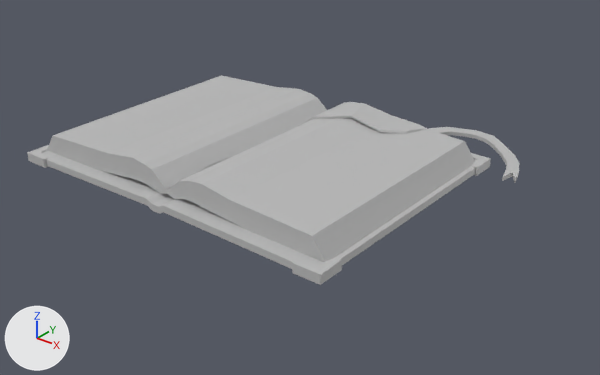
One commit to the FBX model 3D/Assets/Scene-Items/book_ripped_out_page.fbx: the scene before it, then after it.
Rendered twice from a camera (50 mm lens) standing at (0.1863, -0.208, 0.125) and looking at (0.0205, -0.0008, -0.0035). Arrows for +X, +Y and +Z are at lower left; the lights stay in place. Where no turn or scale is listed for an object, it has been applied to the vertices.

Objects in the first picture: 'buchrücken1', 'corner_7', 'pCube4', 'paper1', 'paper2'.
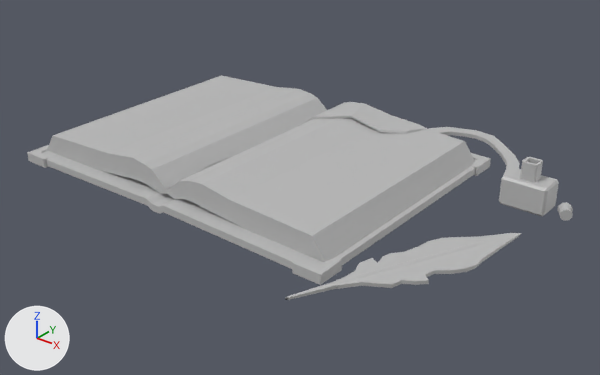
Commit message: updated book asset

Changed parts and their boxes [x1, y1, x2, y2] in the pictures (600 x 375 px):
'feather', added: after [285, 233, 521, 300]
'ink', added: after [499, 157, 559, 216]
'Korken', added: after [557, 202, 573, 221]

The change, as a list of edits to the scene's bpy script:
```text
Add me_mesh_009:
    me_mesh_009.from_pydata(...)  # 148 vertices, 144 faces; spans x -0.008..0.008, y -0.005..0.005, z -0.005..0.011
    me_mesh_009.materials.append(mat_lambert1)  # grey #bcbcbc
Add me_mesh_008:
    me_mesh_008.from_pydata(...)  # 210 vertices, 208 faces; spans x -0.0206..0.013, y -0.0447..0.0281, z -0.0009..0.0009
    me_mesh_008.materials.append(mat_lambert1)  # grey #bcbcbc
Add me_mesh_010:
    me_mesh_010.from_pydata(...)  # 52 vertices, 60 faces; spans x -0.00305..0.00291, y -0.00312..0.00312, z -0.00205..0.00206
    me_mesh_010.materials.append(mat_lambert1)  # grey #bcbcbc
Add ob_ink:
    ob_ink = bpy.data.objects.new('ink', me_mesh_009)
    ob_ink.location = (0.0918, 0.0297, 0.005)
Add ob_feather:
    ob_feather = bpy.data.objects.new('feather', me_mesh_008)
    ob_feather.location = (0.0865, -0.0191, 0.001)
Add ob_korken:
    ob_korken = bpy.data.objects.new('Korken', me_mesh_010)
    ob_korken.location = (0.1048, 0.0296, 0.002)
```
